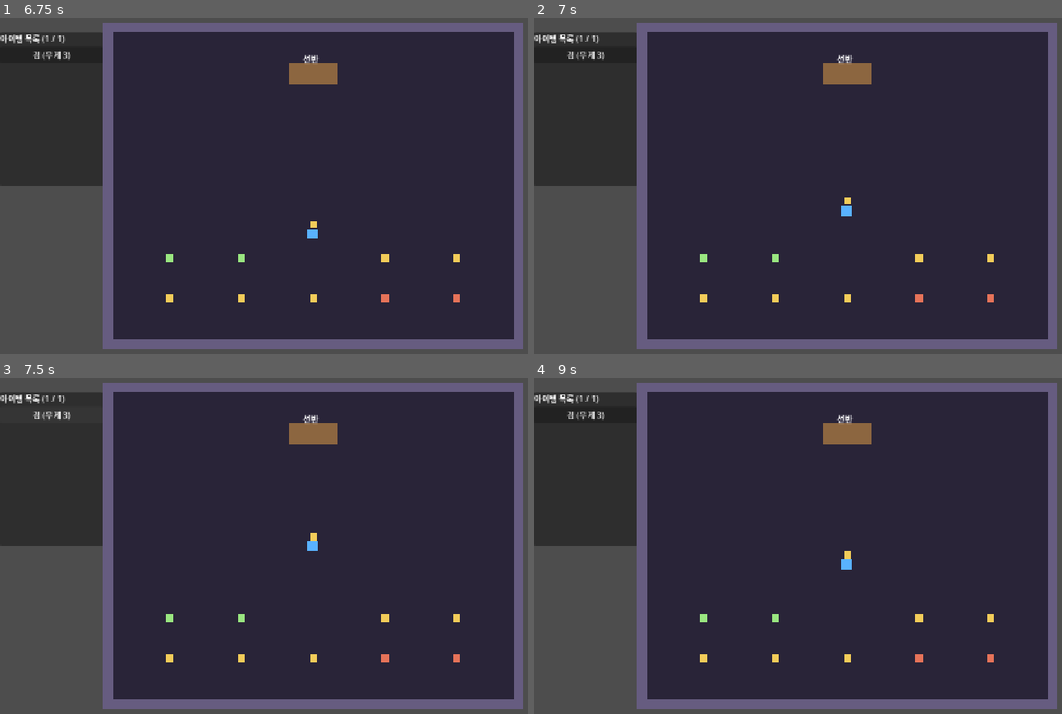
Above: before the commit, frames 1-4 (two rows, left to right).
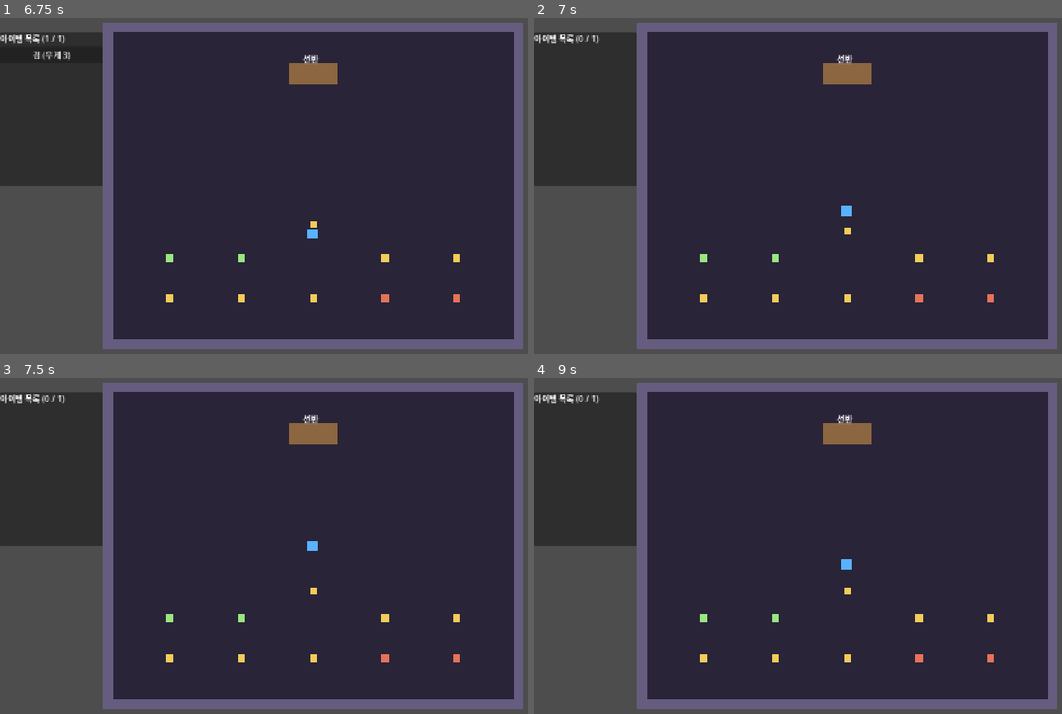
Above: after the commit, the same moments.

Repository: JaeyoungMyo/TheBetweenkeeper
Game: Godot game, scene res://scenes/storage/tutorial_storage.tscn
The game is run twice, just before and just after one commit, with the same random seed, the same clock (stepped at 60 frames per second) and the same inputs.
Inputs (mouse positions are in pixels of both pictures, inside the frame that each line leads up to):
- Up to frame 1 (6.75 s): tap Enter at 0.5, 2, 5 s; drag from (327, 186) to (396, 105) at 0.52 s; tap Space at 1.25, 3.5, 6.5 s; drag from (195, 202) to (295, 259) at 1.27 s; move the mouse to (396, 105) at 2.02 s; hold D (move_right) 2.03-2.75 s; tap 1 (slot_1) at 2.1 s; tap Z (drop_item, bound only after the commit) at 2.3, 3.8, 5.3 s; drag from (295, 259) to (132, 132) at 2.77 s; move the mouse to (527, 239) at 3.52 s; hold A (move_left) 3.53-4.25 s; tap 3 (slot_3) at 3.6 s; drag from (132, 132) to (232, 95) at 4.27 s; move the mouse to (359, 186) at 5.02 s; hold S (move_down) 5.03-5.75 s; tap E at 5.1 s; click (359, 186) at 5.17 s; drag from (232, 95) to (195, 202) at 5.77 s; move the mouse to (475, 169) at 6.52 s; hold W (move_up) from 6.53 s (still down); tap X (interact) at 6.6 s
- Up to frame 2 (7 s): keep holding W (move_up); tap Z (drop_item, bound only after the commit) at 6.8 s
- Up to frame 3 (7.5 s): release W (move_up) at 7.25 s; click (52, 414) at 7.25 s, where only the run before the commit has a clickable "검 (무게 3)"
- Up to frame 4 (9 s): drag from (729, 562) to (829, 619) at 8.02 s; move the mouse to (930, 465) at 8.77 s; hold S (move_down) from 8.78 s (still down); tap 2 (slot_2) at 8.85 s

Frame 1 is identical in both runs. In frame 2, 0.1% of the frame differs, in the area x 6-61%, y 5-65%; in frame 3, 0.2%; in frame 4, 0.2%.

Commit message:
Z 키로 제자리 드롭 추가
Co-Authored-By: Claude Haiku 5.5 <noreply@anthropic.com>

Diff:
--- a/scripts/storage/player_controller.gd
+++ b/scripts/storage/player_controller.gd
@@ -41,6 +41,7 @@
 		"move_up": [KEY_W, KEY_UP],
 		"move_down": [KEY_S, KEY_DOWN],
 		"interact": [KEY_X, KEY_E],
+		"drop_item": [KEY_Z],
 		"slot_1": [KEY_1, KEY_KP_1],
 		"slot_2": [KEY_2, KEY_KP_2],
 		"slot_3": [KEY_3, KEY_KP_3],
--- a/scripts/storage/storage_room.gd
+++ b/scripts/storage/storage_room.gd
@@ -129,9 +129,17 @@
 		shelf_panel.hide()
 	if Input.is_action_just_pressed("interact"):
 		interact()
+	if Input.is_action_just_pressed("drop_item"):
+		drop_first()
 	for i in 3:
 		if Input.is_action_just_pressed("slot_%d" % (i + 1)):
 			store_in_slot(i)
+
+
+## Z: 목록 맨 위 아이템을 발 아래에 내려놓는다
+func drop_first() -> void:
+	if not ItemManager.carried_ids.is_empty():
+		drop_to_floor(ItemManager.carried_ids[0])
 
 
 ## 숫자 키 1~3: 패널이 열려 있으면 목록 맨 위 아이템을 해당 칸에 적재
--- a/tests/integration/test_tutorial_slice.gd
+++ b/tests/integration/test_tutorial_slice.gd
@@ -51,4 +51,9 @@
 	expect(mgr.carried_ids.is_empty(), "empty hand is safe")
 	for n in [1, 2, 3]:
 		expect(InputMap.has_action("slot_%d" % n), "key %d bound" % n)
+	room.drop_first()
+	expect(mgr.take_out(held, room.shelf.state), "take out again")
+	room.drop_first()
+	expect(held.state == ItemInstance.State.INCOMING and held.world_position == room.player.feet_position(), "Z drops at feet")
+	expect(InputMap.has_action("drop_item"), "Z bound")
 	room.free()
Not shown, changed: aidlc-docs/audit.md
Not shown, changed: aidlc-docs/construction/u1-storage-controls/functional-design/business-rules.md
Not shown, changed: aidlc-docs/inception/application-design/application-design.md
Not shown, changed: aidlc-docs/inception/application-design/component-dependency.md
Not shown, changed: aidlc-docs/inception/application-design/components.md
Not shown, changed: aidlc-docs/inception/application-design/unit-of-work-story-map.md
Not shown, changed: aidlc-docs/inception/application-design/unit-of-work.md
